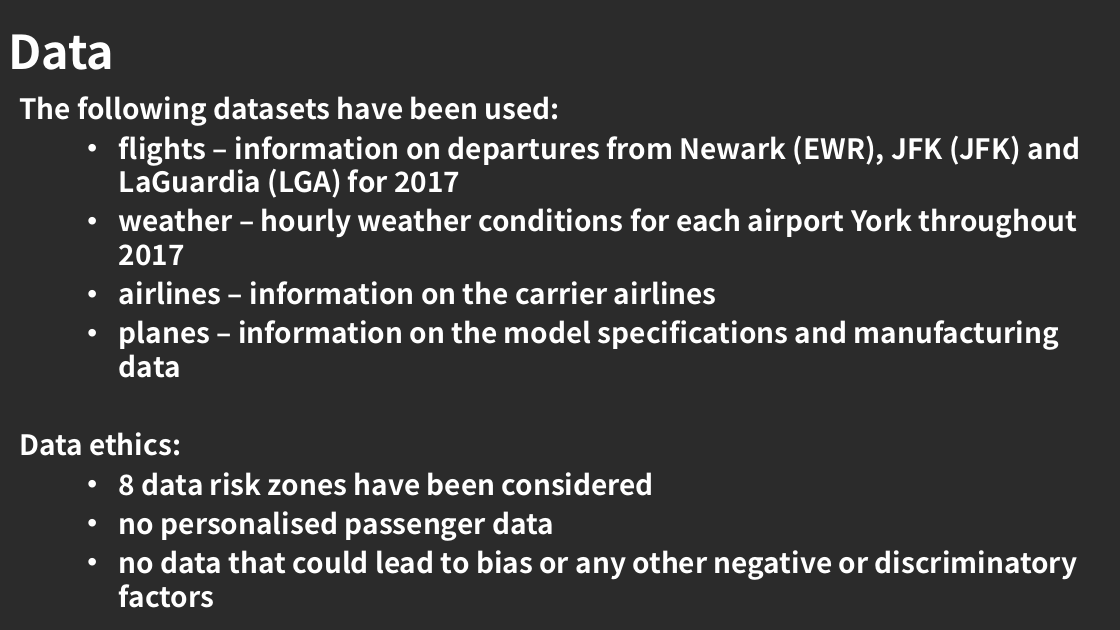
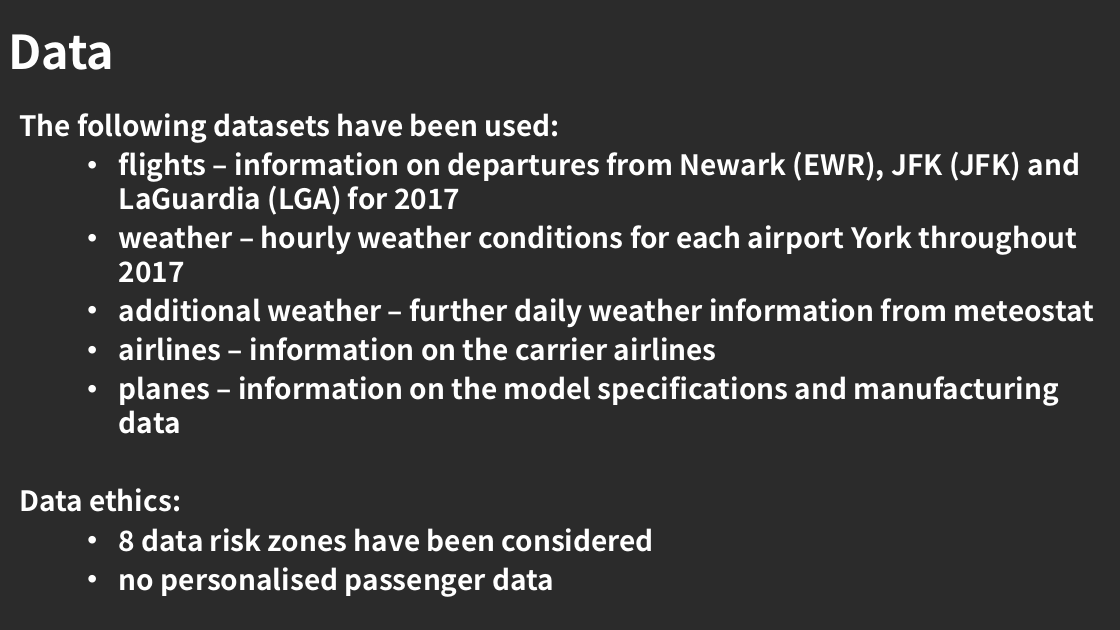
Before and after one commit to karenbgibson/final_project_flight_delays, a slide deck: slide 3 of investigating_flight_delays_newark.pptx. Drawn at 1120x630 pixels with LibreOffice and Linux fonts; fonts in the diff are those of the drawing; background and template pictures are left out; a plain dark background stands for a picture behind light text. Boxes give left, top, right and bottom in pixels: in the first picture for what was removed or moved away, otherwise in the second. Text is boxed around its words. In the diff, an @@ line names an element or a change of style, - is before the commit and + after.

```diff
--- a/investigating_flight_delays_newark.pptx
+++ b/investigating_flight_delays_newark.pptx
@@ text at <box>119,298,1094,328</box>: paragraph added @@
+  • additional weather – further daily weather information from meteostat
@@ text at <box>119,550,1078,608</box>: paragraph removed @@
-  • no data that could lead to bias or any other negative or discriminatory factors
```
Also in this commit, not shown: 5 other slides changed, 5 slides added, 1 slide removed, 23 other files.
